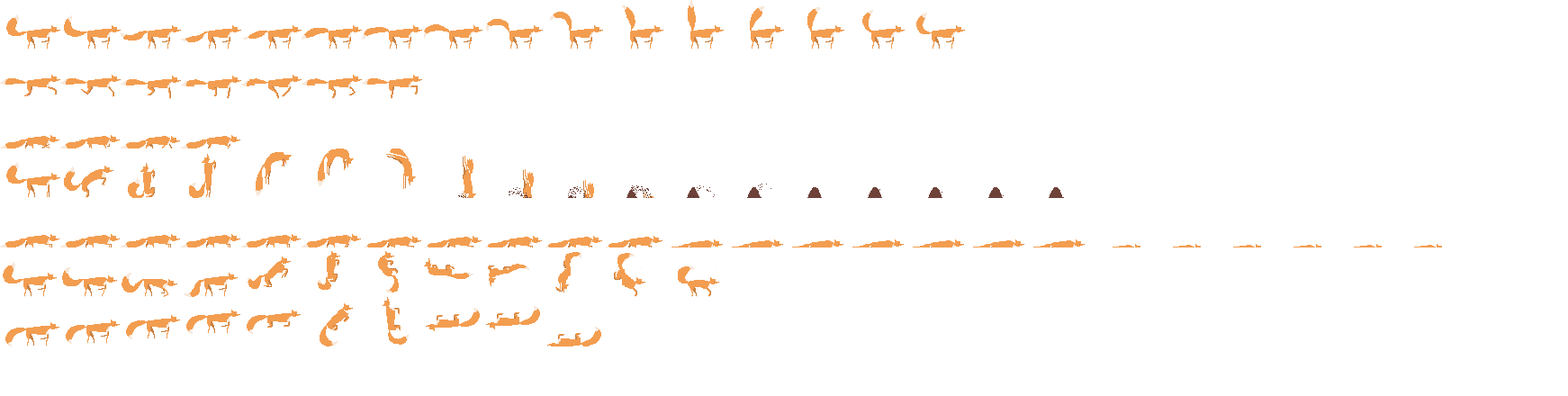
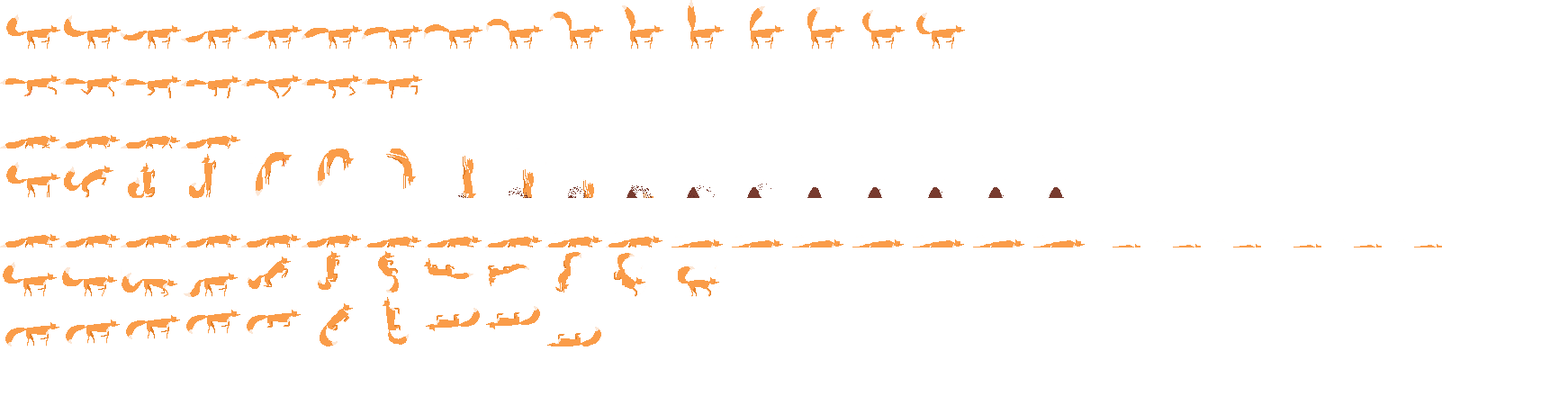
Layer changes from the first 1568 x 396 image to the second:
pixels changed over [0, 0, 1442, 347] (layer not identified)
